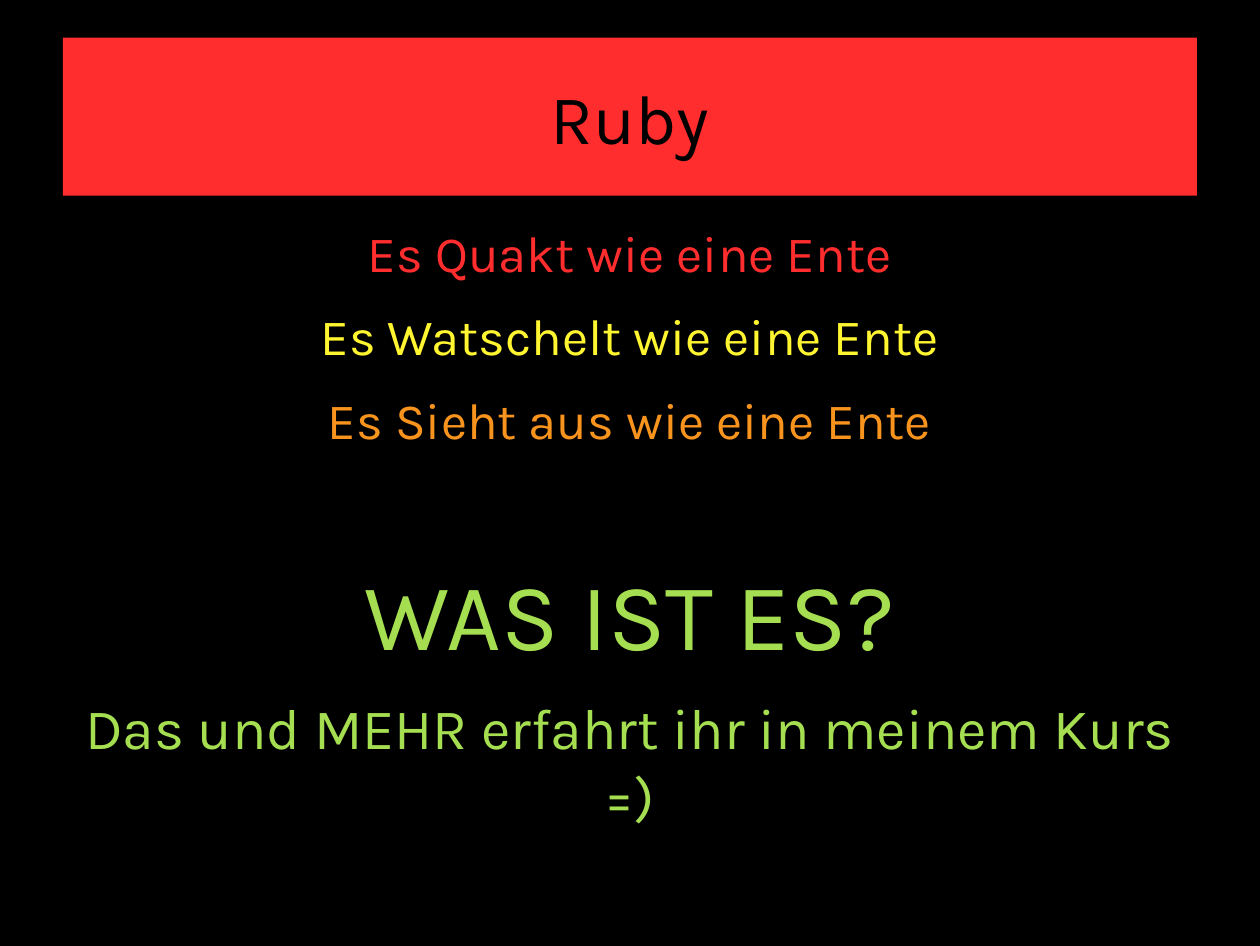
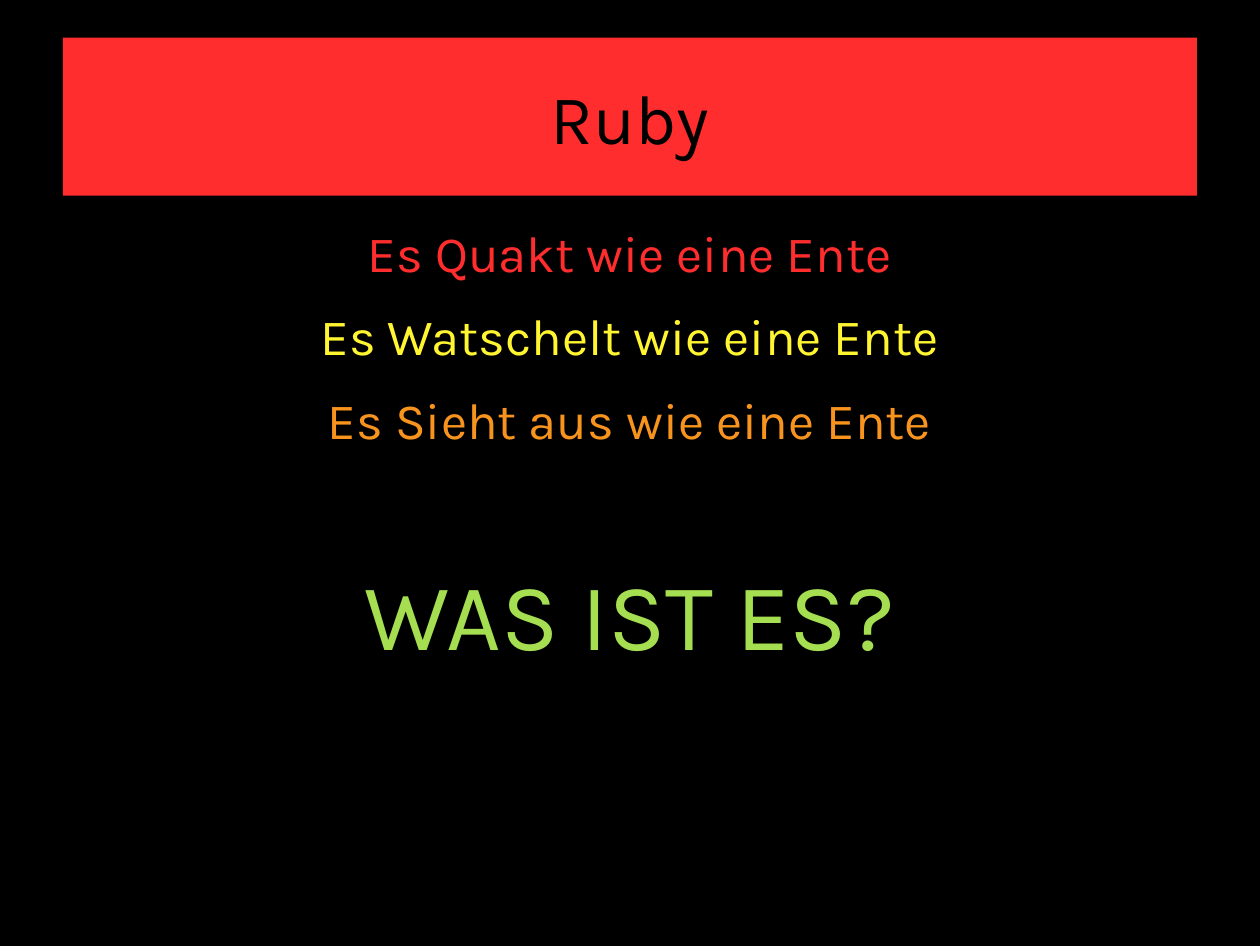
Before and after one commit to lampewebdev/rubyrailskurs, a slide deck: slide 20 of ruby.odp (slide 7 before the commit). Drawn at 1260x946 pixels with LibreOffice and Linux fonts; fonts in the diff are those of the drawing. Boxes give left, top, right and bottom in pixels: in the first picture for what was removed or moved away, otherwise in the second. Text is boxed around its words. In the diff, an @@ line names an element or a change of style, - is before the commit and + after.

```diff
--- a/ruby.odp
+++ b/ruby.odp
@@ text at <box>85,709,1174,750</box>: paragraph removed @@
-Das und MEHR erfahrt ihr in meinem Kurs =)
```
Also in this commit, not shown: 4 other slides changed, 13 slides added.
